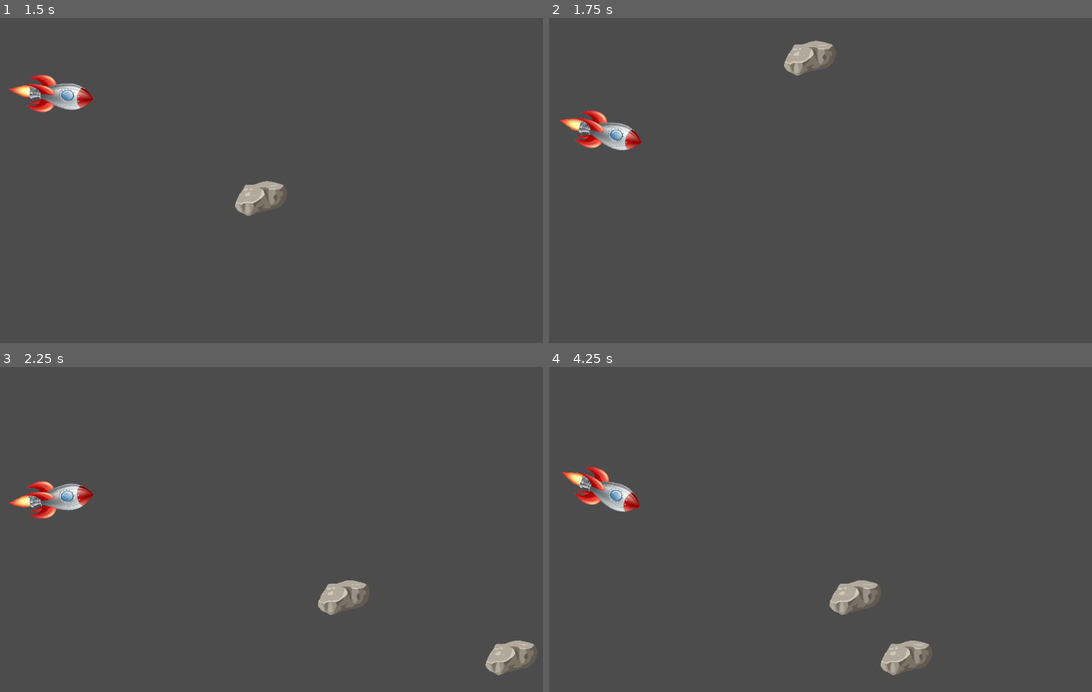
Above: before the commit, frames 1-4 (two rows, left to right).
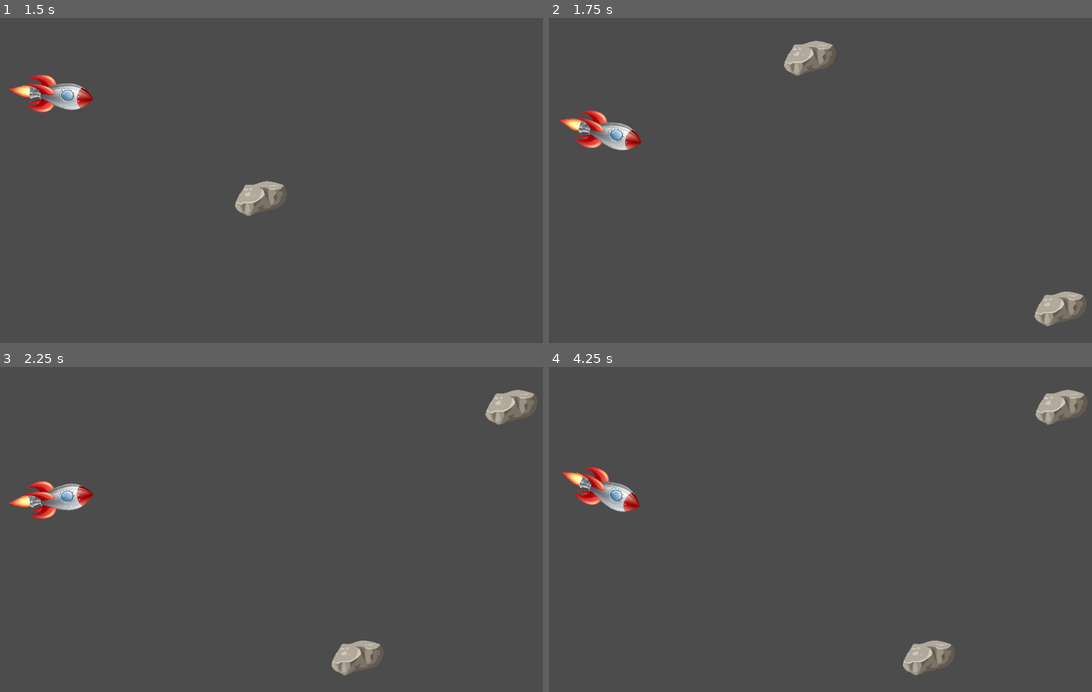
Above: after the commit, the same moments.

Repository: MuskalaMarcin/RocketZero
Game: Godot game, scene res://Main.tscn
Same seed, same stepped clock (60 frames per second), same inputs: the game is played once before the commit and once after it.
Inputs:
- Up to frame 1 (1.5 s): tap Enter at 0.5 s; hold Up (ui_up) 0.53-1.28 s; hold Down (ui_down) from 1.28 s (still down)
- Up to frame 2 (1.75 s): keep holding Down (ui_down)
- Up to frame 3 (2.25 s): release Down (ui_down) at 2.03 s; hold Up (ui_up) from 2.03 s (still down)
- Up to frame 4 (4.25 s): release Up (ui_up) at 3.53 s; hold Down (ui_down) from 3.53 s (still down)

Frame 1 is identical in both runs. In frame 2, 0.6% of the frame differs, in the area x 89-99%, y 84-95%; in frame 3, 2.5%, in the area x 58-99%, y 7-95%; in frame 4, 2.2%.

Commit message:
background scene

Diff:
--- /dev/null
+++ b/BackgroundScene.tscn
@@ -0,0 +1,15 @@
+[gd_scene format=2]
+
+[node name="ParallaxBackground" type="ParallaxBackground" index="0"]
+
+layer = -1
+offset = Vector2( 0, 0 )
+rotation = 0.0
+scale = Vector2( 1, 1 )
+transform = Transform2D( 1, 0, 0, 1, 0, 0 )
+scroll_offset = Vector2( 0, 0 )
+scroll_base_offset = Vector2( 0, 0 )
+scroll_base_scale = Vector2( 1, 1 )
+scroll_limit_begin = Vector2( 0, 0 )
+scroll_limit_end = Vector2( 0, 0 )
+scroll_ignore_camera_zoom = false
--- a/Main.tscn
+++ b/Main.tscn
@@ -1,10 +1,13 @@
-[gd_scene load_steps=3 format=2]
+[gd_scene load_steps=4 format=2]
 
 [ext_resource path="res://RocketScene.tscn" type="PackedScene" id=1]
 [ext_resource path="res://RocksScene.tscn" type="PackedScene" id=2]
+[ext_resource path="res://BackgroundScene.tscn" type="PackedScene" id=3]
 
 [node name="Node2D" type="Node2D"]
 
-[node name="Node2D" parent="." index="0" instance=ExtResource( 1 )]
+[node name="RocketScene" parent="." index="0" instance=ExtResource( 1 )]
 
-[node name="Node2D2" parent="." index="1" instance=ExtResource( 2 )]
+[node name="RocksScene" parent="." index="1" instance=ExtResource( 2 )]
+
+[node name="BackgroundScene" parent="." index="2" instance=ExtResource( 3 )]
